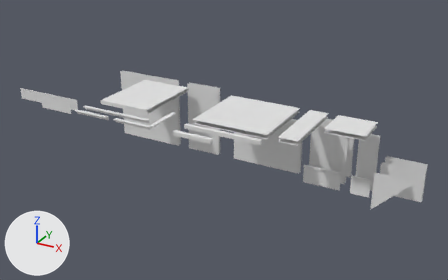
An edit to the FBX model Alpha_Whitebox/Assets/Environment/Geometry/Structures.FBX, drawn before and after from the same camera.
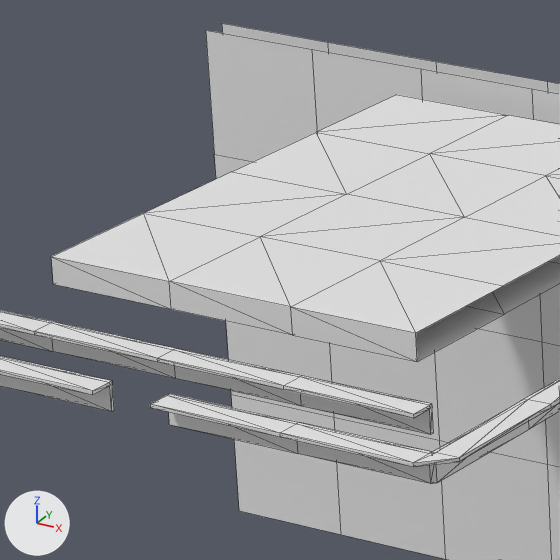
The first picture shows the older version from a 50 mm lens placed at (-0.9, -26.4, 15.1), pointed at (-15.2, -0.4, 2.1). The close-ups show both versions on the part from 21% to 37% of the width and 24% to 50% of the height of that picture; other places that the commit changed are outside them. Arrows for +X, +Y and +Z are at lower left; the lights stay in place. The close-ups show mesh edges as thin lines. Materials are left out; every surface is plain grey. Where no turn or scale is listed for an object, it has been applied to the vertices. Vertices at the same position are counted once.

Script lines for the objects in view, before the commit:
```python
me_mesh_012 = bpy.data.meshes.new('Mesh.012')
me_mesh_012.from_pydata(...)  # 40 vertices, 60 faces; spans x 0.0..3.0, y -4.0..0.0, z -0.2..0.0
# faces by material slot: [36, 24]
me_mesh_012.materials.append(mat_lobby)
me_mesh_012.materials.append(mat_office)
# before: 0 (0.0, -4.0, -0.2) at pixel (53, 284), 1 (2.0, -4.0, -0.2) at pixel (292, 335), 6 (0.0, -4.0, 0.0) at pixel (51, 256), 7 (2.0, -4.0, 0.0) at pixel (290, 306), 13 (1.0, -4.0, -0.2) at pixel (171, 309)
# before: 15 (1.0, -4.0, 0.0) at pixel (169, 281), 19 (3.0, -4.0, -0.2) at pixel (417, 361), 21 (3.0, -4.0, 0.0) at pixel (415, 332)
me_mesh_016 = bpy.data.meshes.new('Mesh.016')
me_mesh_016.from_pydata(...)  # 24 vertices, 44 faces; spans x -2.0..0.0, y -0.2..0.0, z -0.1..0.1
me_mesh_016.materials.append(mat_lobby)
me_mesh_017 = bpy.data.meshes.new('Mesh.017')
me_mesh_017.from_pydata(...)  # 48 vertices, 92 faces; spans x -2.0..0.2, y -0.2..2.0, z -0.1..0.1
me_mesh_017.materials.append(mat_lobby)
ob_ceiling_4x3_003 = bpy.data.objects.new('ceiling_4x3_003', me_mesh_012)
ob_ceiling_4x3_003.location = (-21.44, 1.455, 3.9)
ob_cornerwalltrim3_2m_002 = bpy.data.objects.new('cornerWallTrim3_2m_002', me_mesh_017)
ob_cornerwalltrim3_2m_002.location = (-17.174, -4.167, 3.8)
ob_walltrim3_2m_001 = bpy.data.objects.new('wallTrim3_2m_001', me_mesh_016)
ob_walltrim3_2m_001.location = (-19.632, -4.167, 3.8)
# also in view: 'wall_4x4_001' at (-21.5, 1.9, 2.0); 'wallTrim3_4m_001' at (-19.6, -3.6, 3.8)
```
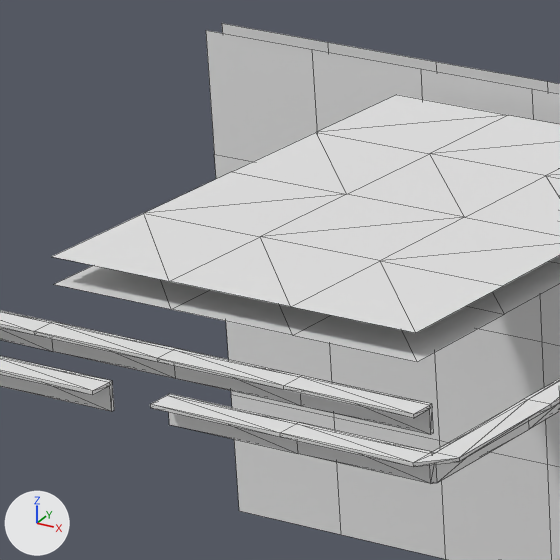
Changed parts and their boxes [x1, y1, x2, y2] in the close-ups (560 x 560 px):
part 1 of me_mesh_012, deleted
    before: [51, 257, 417, 362]

Edits to the bpy script that builds the scene:
```text
Change me_mesh_012:
    used by ob_ceiling_4x3_003; location = (-21.44, 1.455, 3.9)
    verts and faces of me_mesh_012; kept vertices keep their numbers, new ones are numbered from 40
    remove me_mesh_012.from_pydata(...)  # 40 vertices, 60 faces; spans x 0.0..3.0, y -4.0..0.0, z -0.2..0.0
    add me_mesh_012.from_pydata(...)  # 40 vertices, 48 faces; spans x 0.0..3.0, y -4.0..0.0, z -0.2..0.0
    me_mesh_012 part 1
    add delete_faces([(0, 13, 6), (6, 13, 15), (1, 7, 15), (1, 15, 13), (7, 19, 21), (1, 19, 7)])
```
